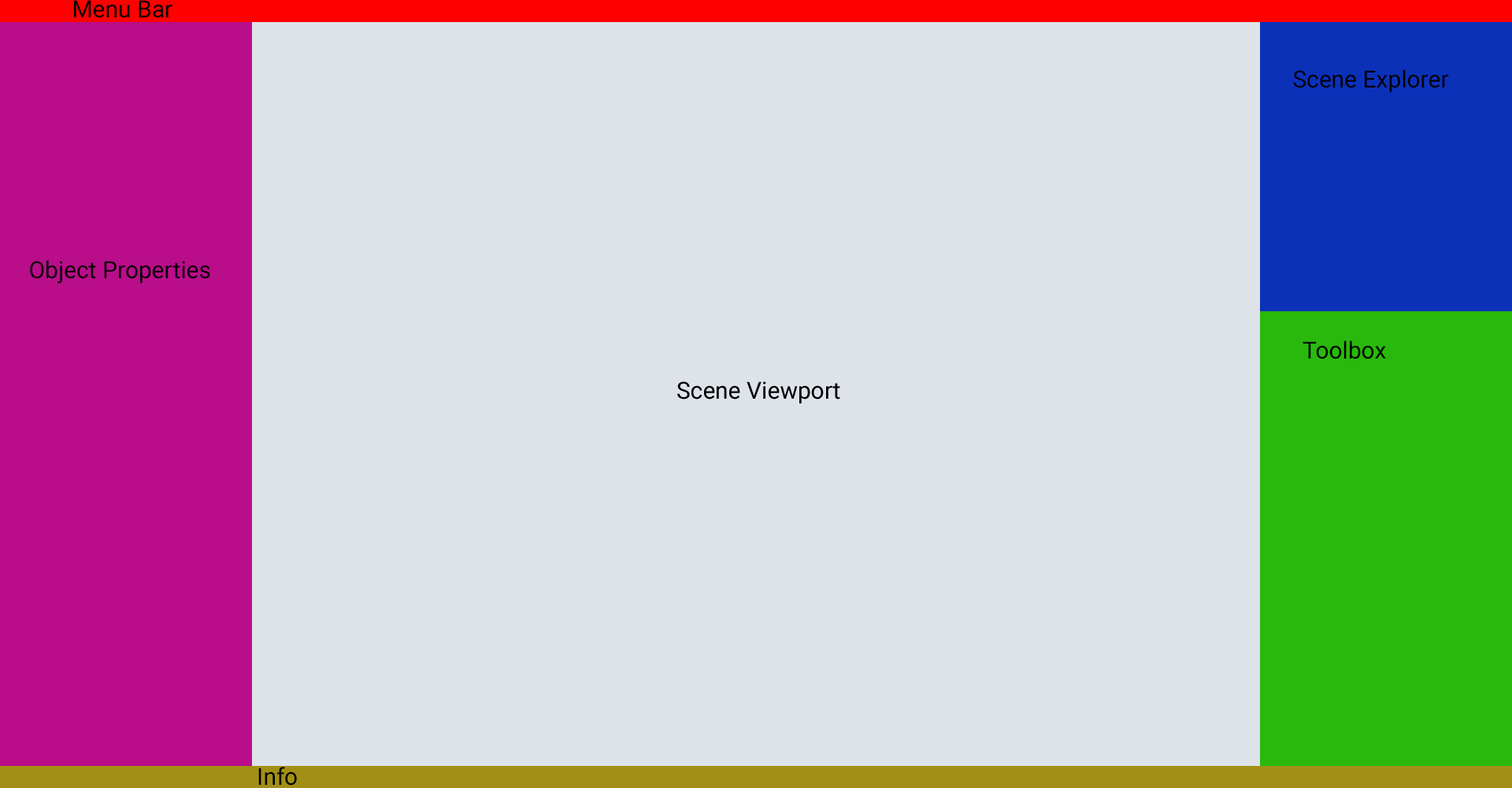
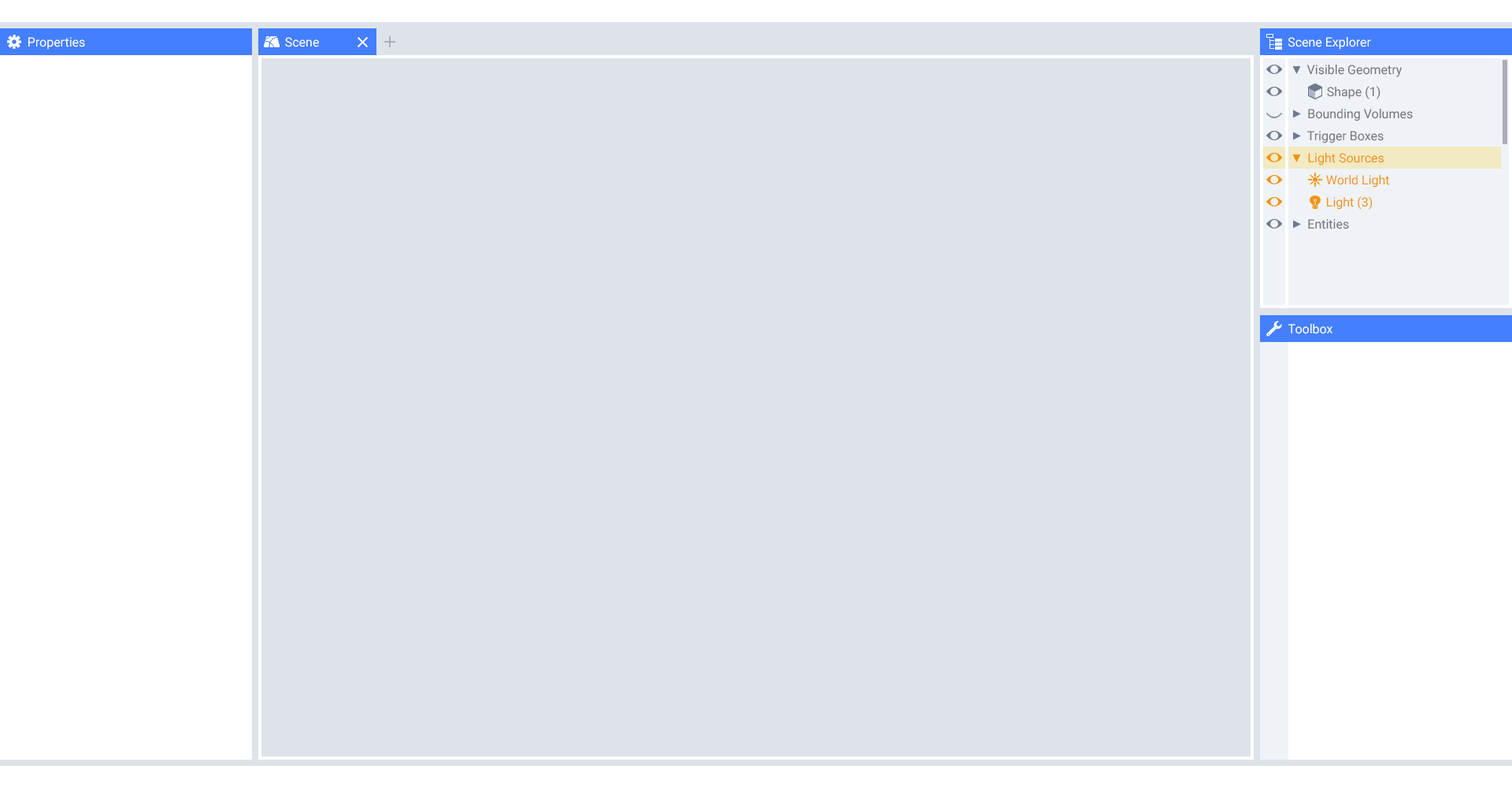
Layered file, before and after one edit (1512x788). Changes by layer:
added layer "Layer 3" above "Layer 2" over [0, 0, 1512, 788]
added layer "Layer 2" above "Layer 1" over [0, 0, 1512, 788]
hid "Layer 1" over [0, 0, 1512, 788]
